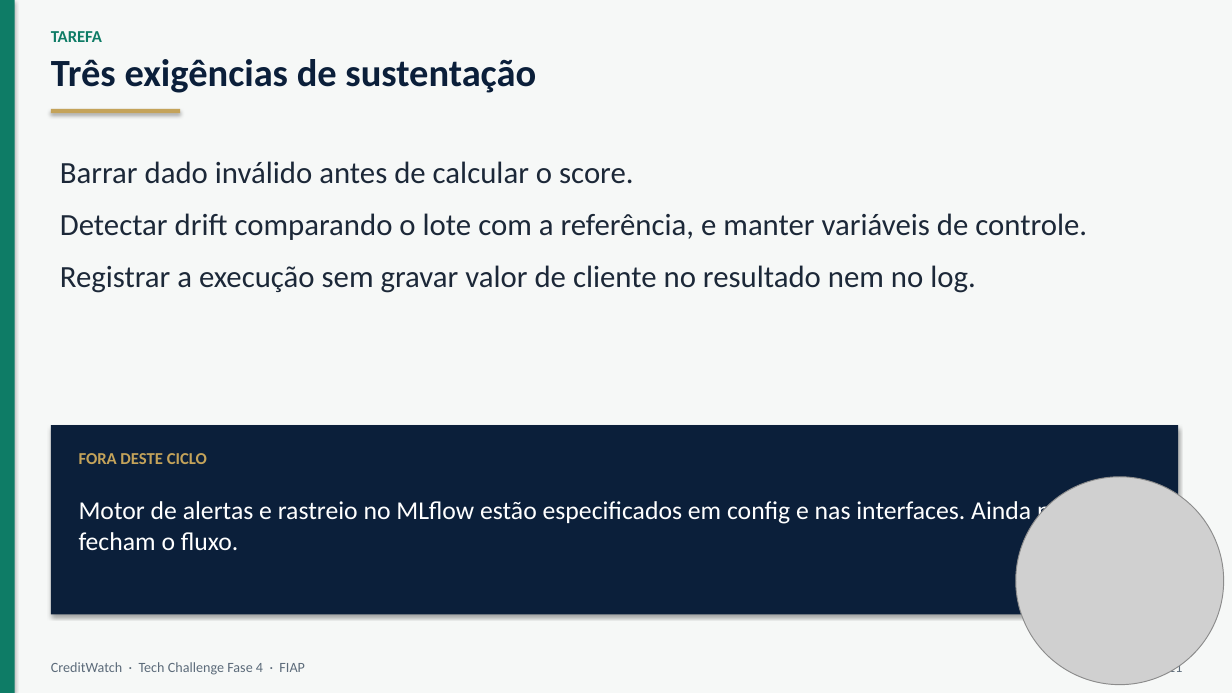
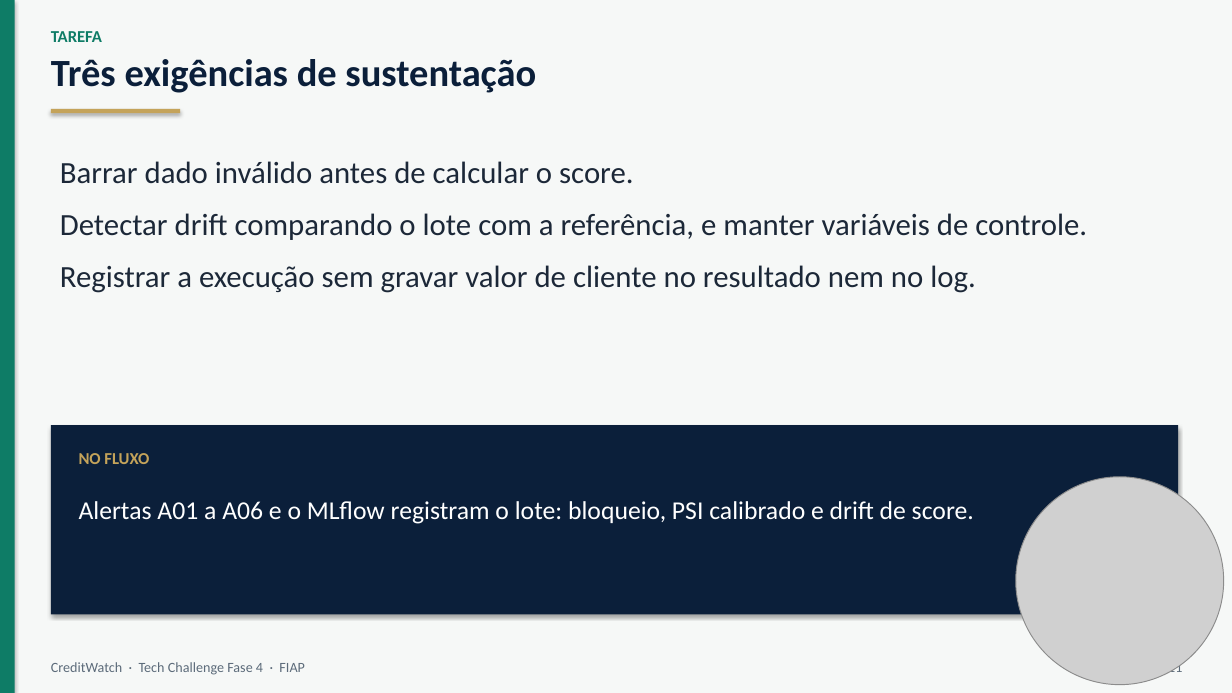
Before and after one commit to NicolasRM370990/credit-scoring-observability, a slide deck: slide 3 of docs/video/creditwatch_apresentacao.pptx. Drawn at 1232x693 pixels with LibreOffice and Linux fonts; fonts in the diff are those of the drawing; grey boxes stand for pictures. Boxes give left, top, right and bottom in pixels: in the first picture for what was removed or moved away, otherwise in the second. Text is boxed around its words. In the diff, an @@ line names an element or a change of style, - is before the commit and + after.

```diff
--- a/docs/video/creditwatch_apresentacao.pptx
+++ b/docs/video/creditwatch_apresentacao.pptx
@@ text at (x1=79, y1=453, x2=149, y2=464): text changed @@
-FORA DESTE CICLO
+NO FLUXO
@@ text at (x1=79, y1=501, x2=974, y2=524): text changed @@
-Motor de alertas e rastreio no MLflow estão especificados em config e nas interfaces. Ainda não fecham o fluxo.
+Alertas A01 a A06 e o MLflow registram o lote: bloqueio, PSI calibrado e drift de score.
```
Also in this commit, not shown: 6 other slides changed, 2 other files.
